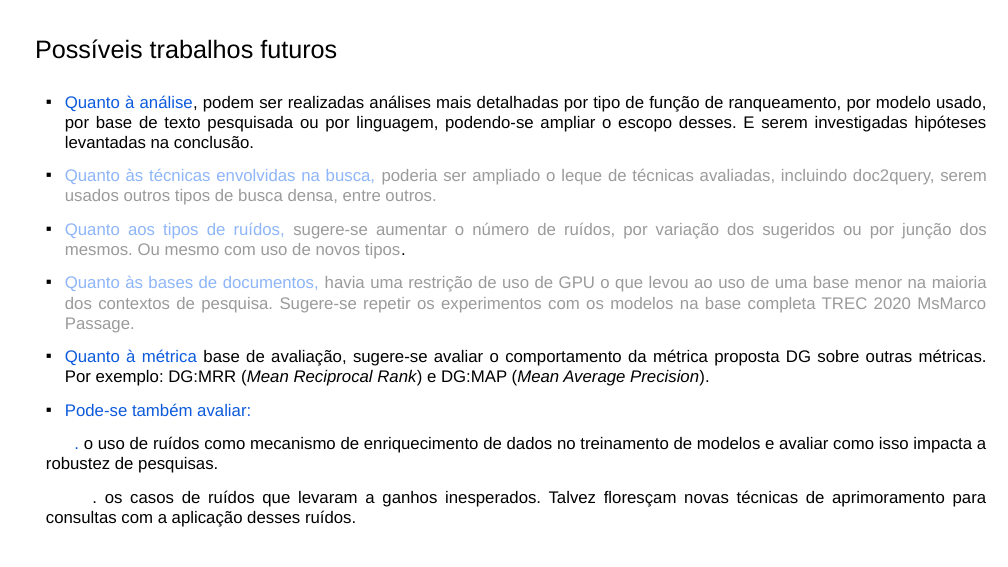
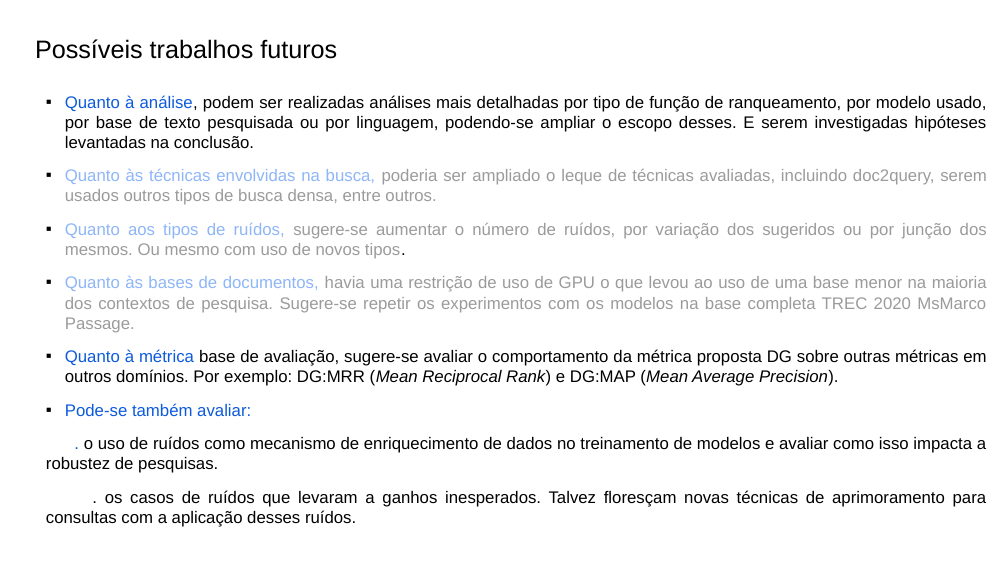
Before and after one commit to leonardo3108/robustez-query, a slide deck: slide 15 of docs/presentations/Apresentação final - 20211209.pptx. Drawn at 1008x567 pixels with LibreOffice and Linux fonts; fonts in the diff are those of the drawing. Boxes give left, top, right and bottom in pixels: in the first picture for what was removed or moved away, otherwise in the second. Text is boxed around its words. In the diff, an @@ line names an element or a change of style, - is before the commit and + after.

```diff
--- a/docs/presentations/Apresentação final - 20211209.pptx
+++ b/docs/presentations/Apresentação final - 20211209.pptx
@@ text at <box>65,349,986,386</box>: text changed @@
-▪ Quanto à métrica base de avaliação, sugere-se avaliar o comportamento da métrica proposta DG sobre outras métricas. Por exemplo: DG:MRR (Mean Reciprocal Rank) e DG:MAP (Mean Average Precision).
+▪ Quanto à métrica base de avaliação, sugere-se avaliar o comportamento da métrica proposta DG sobre outras métricas em outros domínios. Por exemplo: DG:MRR (Mean Reciprocal Rank) e DG:MAP (Mean Average Precision).
```
Also in this commit, not shown: 1 other slide changed.
